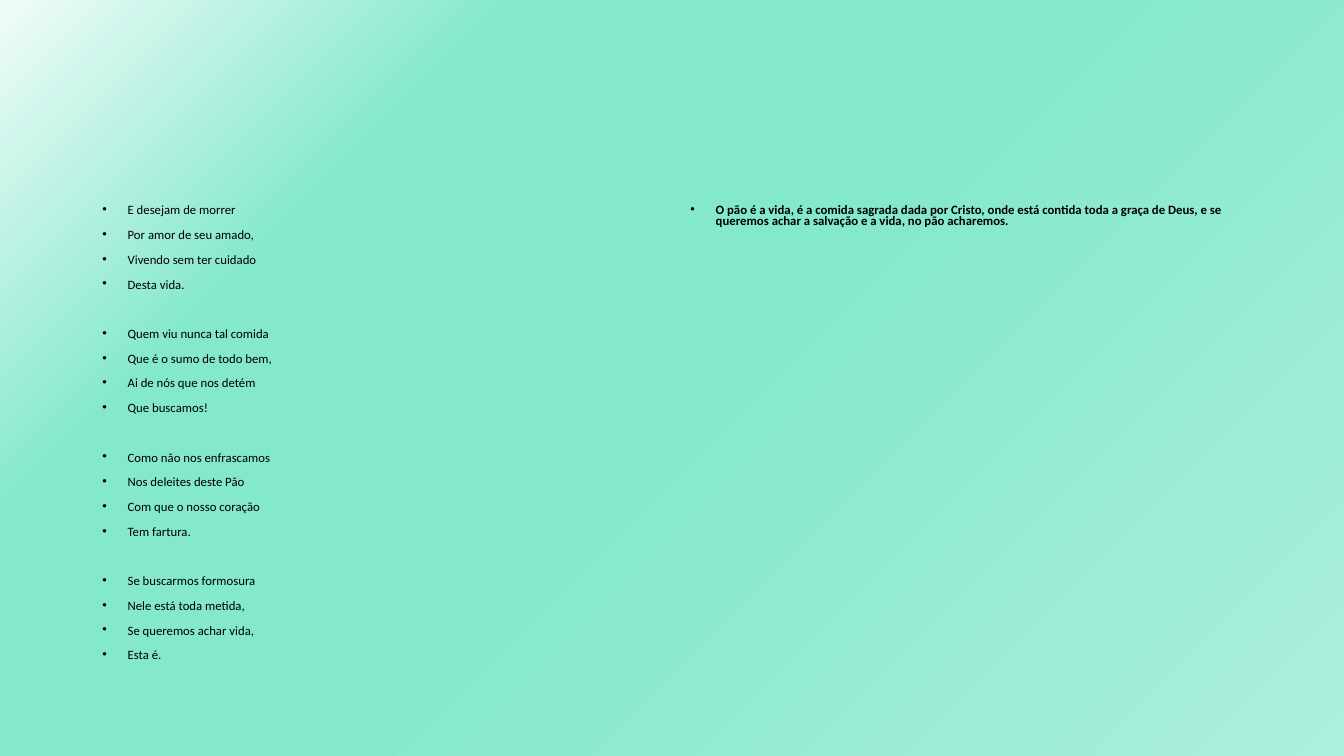
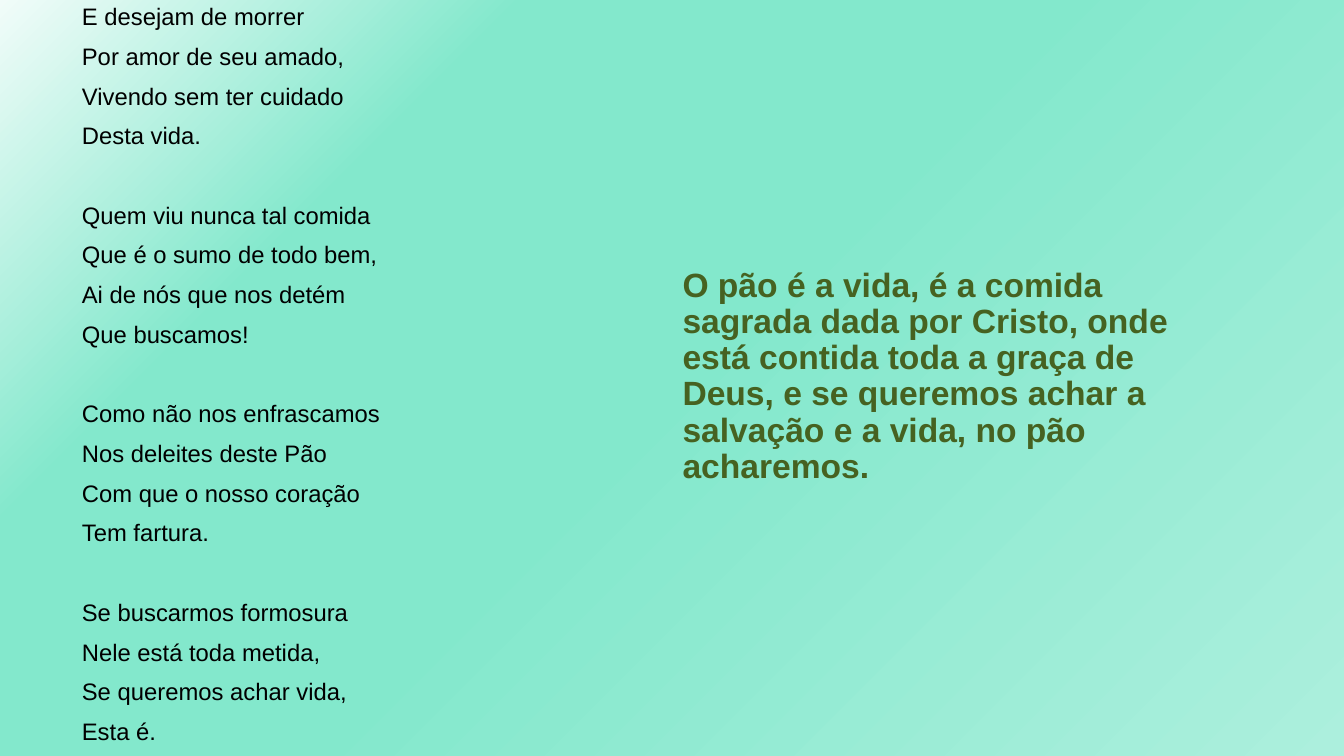
Before and after one commit to GabrielDSS0/ETEC-Coisas-Escolares, a slide deck: slide 9 of 1 etim ds 2022/LPL/Padre José de Anchieta - Poema/Ao Santíssimo Sacramento.pptx. Drawn at 1344x756 pixels with LibreOffice and Linux fonts; fonts in the diff are those of the drawing. Boxes give left, top, right and bottom in pixels: in the first picture for what was removed or moved away, otherwise in the second. Text is boxed around its words. In the diff, an @@ line names an element or a change of style, - is before the commit and + after.

```diff
--- a/1 etim ds 2022/LPL/Padre José de Anchieta - Poema/Ao Santíssimo Sacramento.pptx
+++ b/1 etim ds 2022/LPL/Padre José de Anchieta - Poema/Ao Santíssimo Sacramento.pptx
@@ text "E desejam de morrer": place and size @@
-text "E desejam de morrer" at bbox=[128, 205, 271, 659]
+text "E desejam de morrer" at bbox=[82, 7, 379, 741]
@@ text "E desejam de morrer" at bbox=[82, 7, 379, 741]: size 9.1 to 17 pt, font Calibri to Arial; bullet • to none; line spacing 0.7 to 0.9 @@
@@ text "O pão é a vida, ...": place and size @@
-text "O pão é a vida, ..." at bbox=[716, 205, 1221, 227]
+text "O pão é a vida, ..." at bbox=[683, 272, 1167, 479]
@@ text "O pão é a vida, ..." at bbox=[683, 272, 1167, 479]: size 9.1 to 24 pt, font Calibri to Arial, text colour #000000 to #466221; bullet • to none; line spacing 0.7 to 0.9 @@
```
Also in this commit, not shown: 14 other slides changed, 2 slides added.
